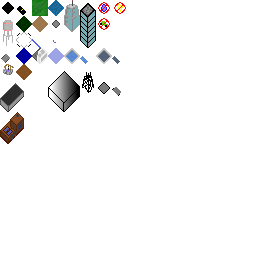
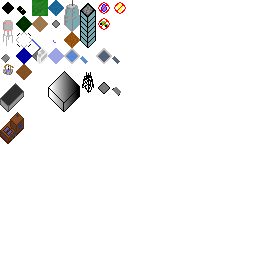
Layered file, before and after one edit (256px x 256px). Changes by layer:
added layer "sand copy" above "sand" over [64, 32, 80, 48]
